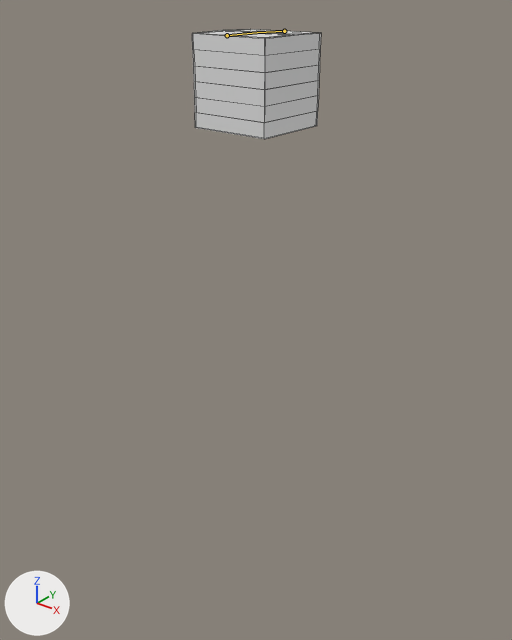
What one commit did to the FBX model Assets/Models/Cat&Box/Box_A.fbx.
Before and after are seen from a 50 mm lens placed at (10.39, -13.03, 16.99), pointed at (-0.25, 0.27, 8.74). The axes (+X, +Y, +Z) are drawn at lower left. The lights are the same throughout. Both versions are drawn at frame 1 of the action 'Box_ArmatureCups.001|Idle_Go.003'; the numbers are the values there. The bones that change are drawn over the model as lines. Mesh edges are drawn as thin lines.
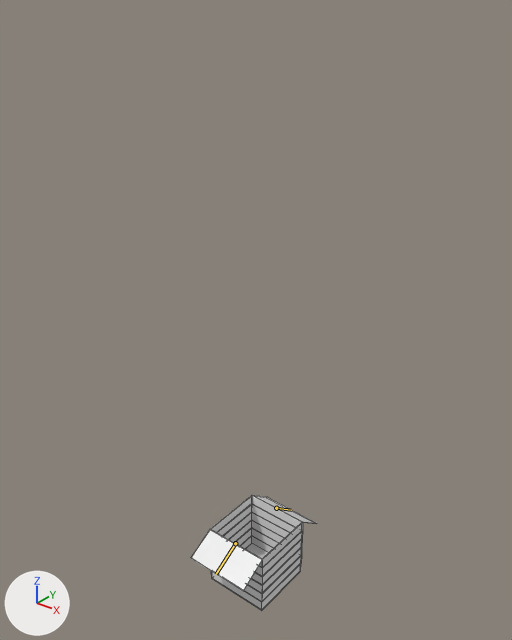
What differs and where, as boxes (x1, y1, x2, y2) in the pictures (512 x 640 px):
'Cube.017', posed (13% narrower): before (192, 30, 321, 139); after (191, 495, 303, 610)
'Cube.018', posed: before (226, 29, 315, 35); after (253, 495, 317, 524)
bone 'Top.004', root to tip: before (284, 31) to (257, 32); after (276, 508) to (291, 510)
bone 'Top.003', root to tip: before (227, 35) to (257, 32); after (235, 543) to (216, 574)

The change in detail:
Object 'Box_ArmatureCups.001' (bone_rig_object) moves from (0.0, 0.0, 13.86) to (0.0, 0.0, 0.0).
Bone 'Top.004' (bone_top_004) turns from (0, 0, 0) to (49, -61, 104) degrees about its own x, y and z.
Bone 'Top.003' (bone_top_003) turns from (0, 0, 0) to (69, 68, -89) degrees about its own x, y and z.
